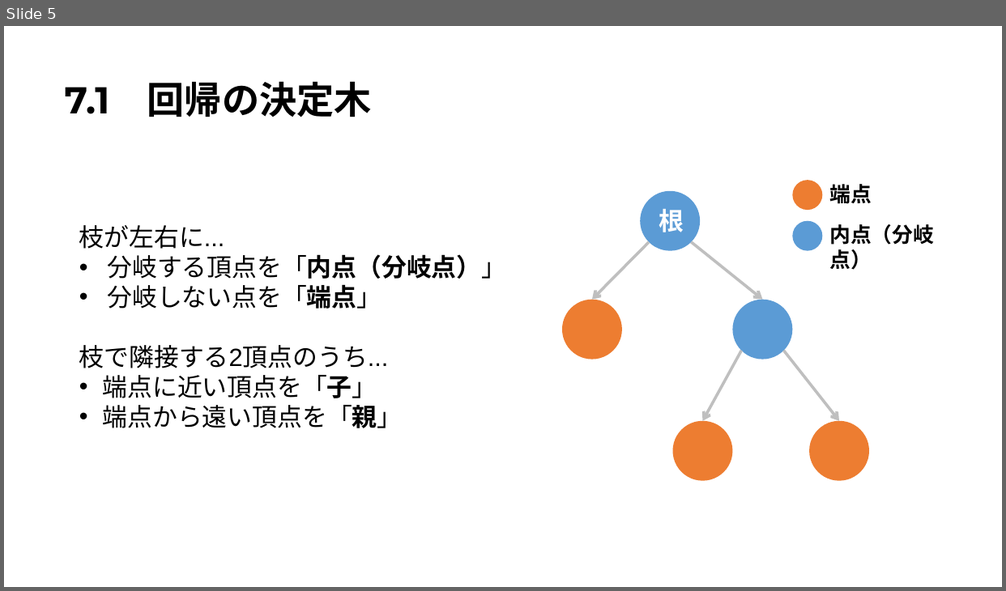
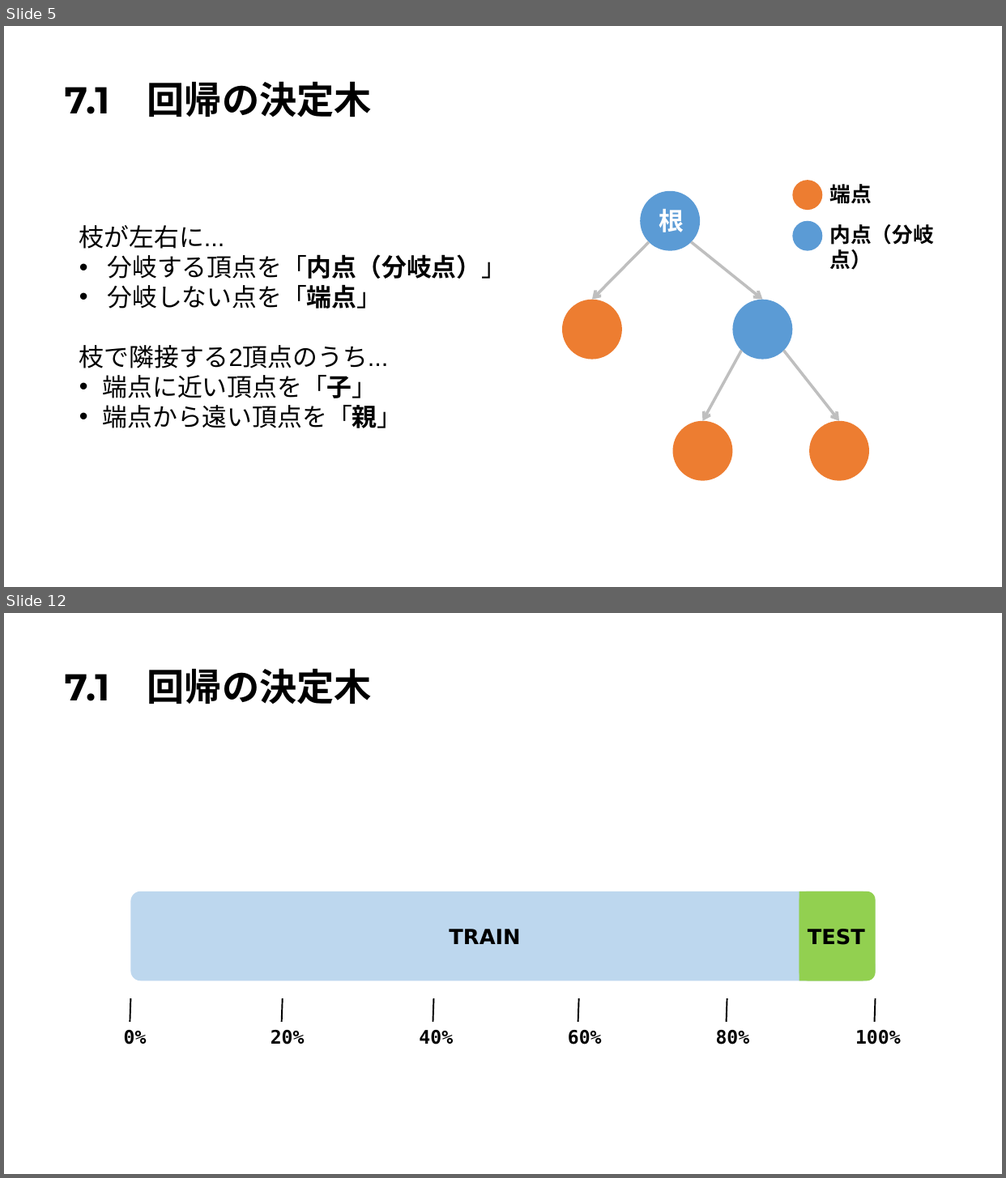
Before and after one commit to Harrry1206/-Graduation-research2, a slide deck: 第7章決定木.pptx. Shown one above the other, each under a label of ours: slide 5 before the commit, slides 5 and 12 after it; the slides between them are not shown. The pictures are 1006x591 and 1006x1178 pixels, drawn with LibreOffice and Linux fonts; fonts in the diff are those of the drawing. Boxes give left, top, right and bottom in pixels: in the first picture for what was removed or moved away, otherwise in the second. Text is boxed around its words. In the diff, an @@ line names an element or a change of style, - is before the commit and + after.

```diff
--- a/第7章決定木.pptx
+++ b/第7章決定木.pptx
@@ slide 12 added at (4, 613, 1002, 1174), background #FFFFFF @@
@@ title added at (65, 668, 372, 705), 36 pt, text #000000, bold @@
+7.1 回帰の決定木
@@ group added at (124, 892, 901, 1045): 8 texts, 6 lines, 2 rounded rectangles, 1 rectangle @@
+0%
+20%
+40%
+60%
+80%
+100%
+TRAIN
+TEST
```
Also in this commit, not shown: 1 slide changed, 5 other slides added.
